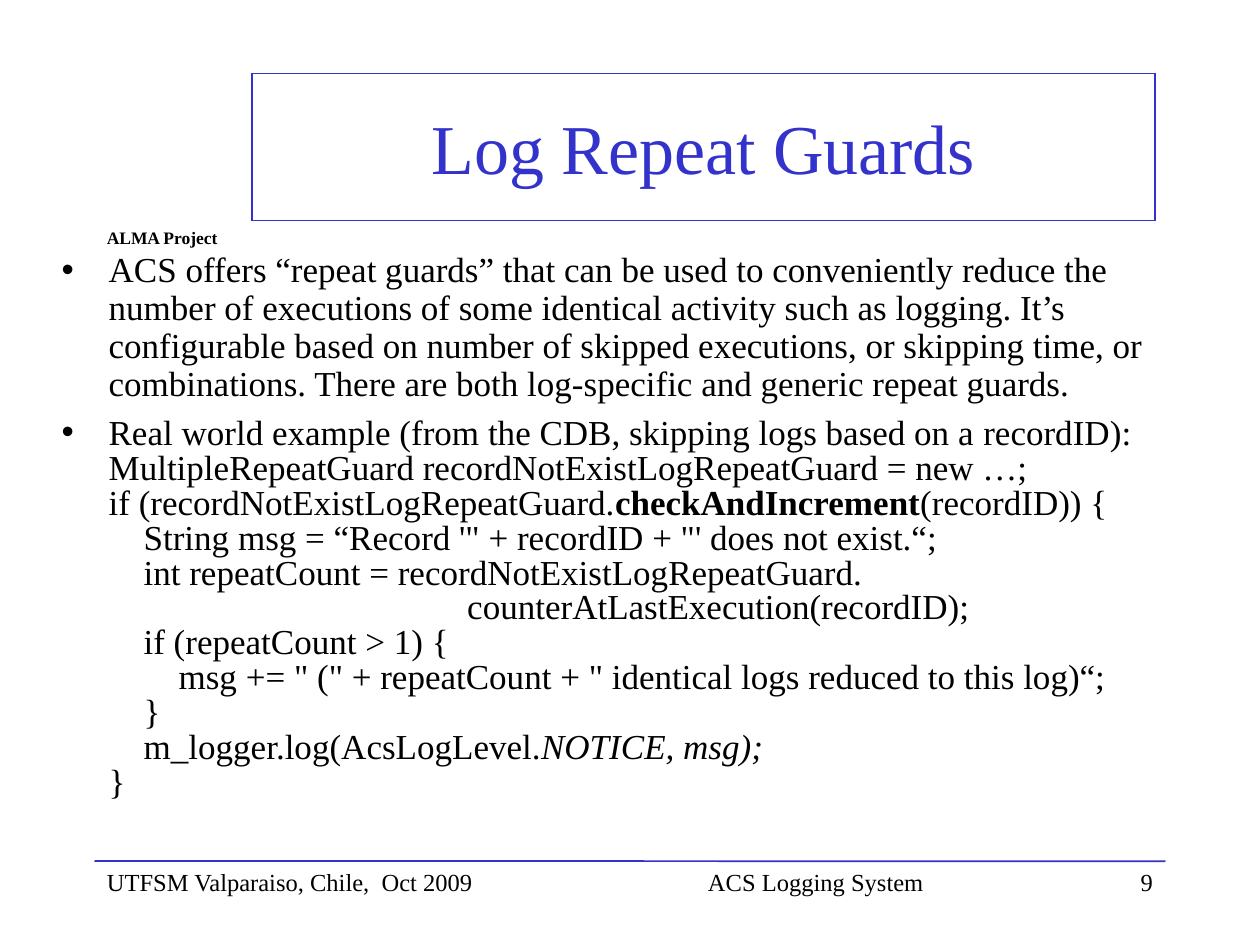
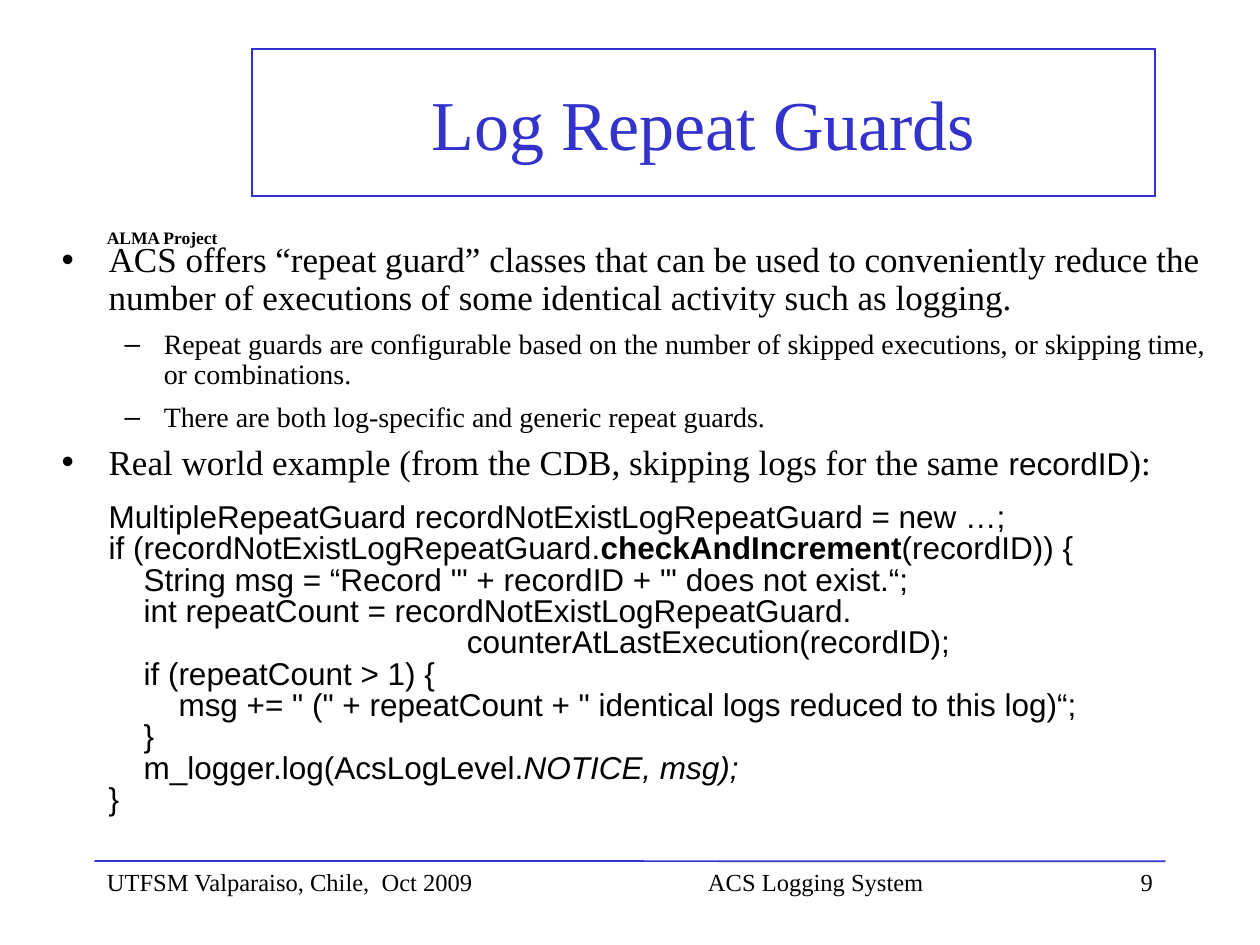
Before and after one commit to ACS-Community/ACS, a slide deck: slide 9 of Documents/ACS-Course/ACSCourse-ACSLoggingSystem.ppt. Drawn at 1260x945 pixels with LibreOffice and Linux fonts; fonts in the diff are those of the drawing; background and template pictures are left out. Boxes give left, top, right and bottom in pixels: in the first picture for what was removed or moved away, otherwise in the second. Text is boxed around its words. In the diff, an @@ line names an element or a change of style, - is before the commit and + after.

```diff
--- a/Documents/ACS-Course/ACSCourse-ACSLoggingSystem.ppt
+++ b/Documents/ACS-Course/ACSCourse-ACSLoggingSystem.ppt
@@ title "Log Repeat Guards": place and size @@
-title "Log Repeat Guards" at (252,73,1155,220)
+title "Log Repeat Guards" at (252,49,1155,197)
@@ text at (109,245,1205,785): text changed; size 20 to 18 pt; font Times New Roman to Arial @@
-• ACS offers “repeat guards” that can be used to conveniently reduce the number of executions of some identical activity such as logging. It’s configurable based on number of skipped executions, or skipping time, or combinations. There are both log-specific and generic repeat guards.
-• Real world example (from the CDB, skipping logs based on a recordID):
-  MultipleRepeatGuard recordNotExistLogRepeatGuard = new …;
-  if (recordNotExistLogRepeatGuard.checkAndIncrement(recordID)) {
-  String msg = “Record '" + recordID + "' does not exist.“;
-  int repeatCount = recordNotExistLogRepeatGuard.
-  counterAtLastExecution(recordID);
-  if (repeatCount > 1) {
-  msg += " (" + repeatCount + " identical logs reduced to this log)“;
-  }
-  m_logger.log(AcsLogLevel.NOTICE, msg);
-  }
+• ACS offers “repeat guard” classes that can be used to conveniently reduce the number of executions of some identical activity such as logging.
+  – Repeat guards are configurable based on the number of skipped executions, or skipping time, or combinations.
+  – There are both log-specific and generic repeat guards.
+• Real world example (from the CDB, skipping logs for the same recordID):
+  MultipleRepeatGuard recordNotExistLogRepeatGuard = new …;
+  if (recordNotExistLogRepeatGuard.checkAndIncrement(recordID)) {
+  String msg = “Record '" + recordID + "' does not exist.“;
+  int repeatCount = recordNotExistLogRepeatGuard.
+  counterAtLastExecution(recordID);
+  if (repeatCount > 1) {
+  msg += " (" + repeatCount + " identical logs reduced to this log)“;
+  }
+  m_logger.log(AcsLogLevel.NOTICE, msg);
+  }
```
Also in this commit, not shown: 8 other slides changed, 2 slides added.
